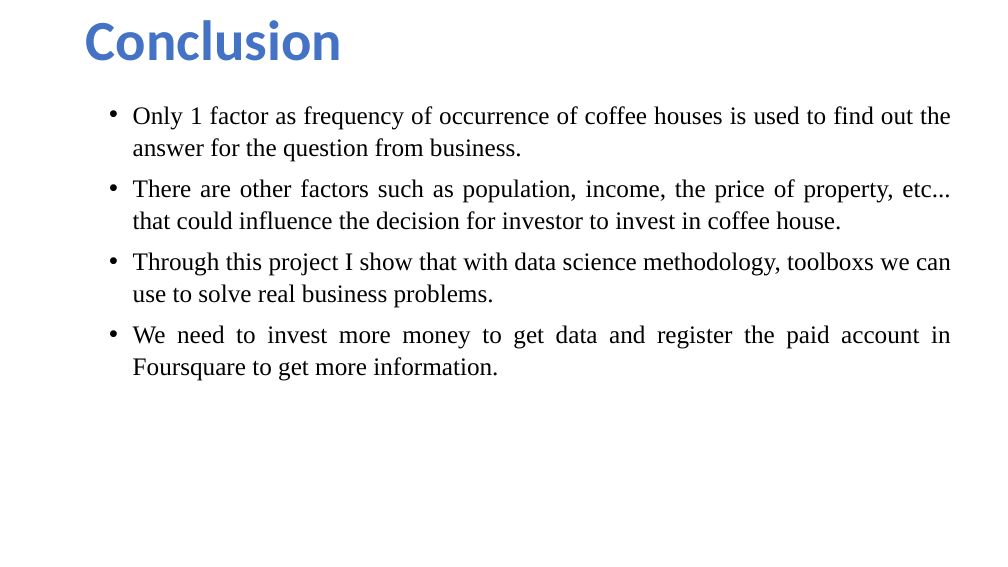
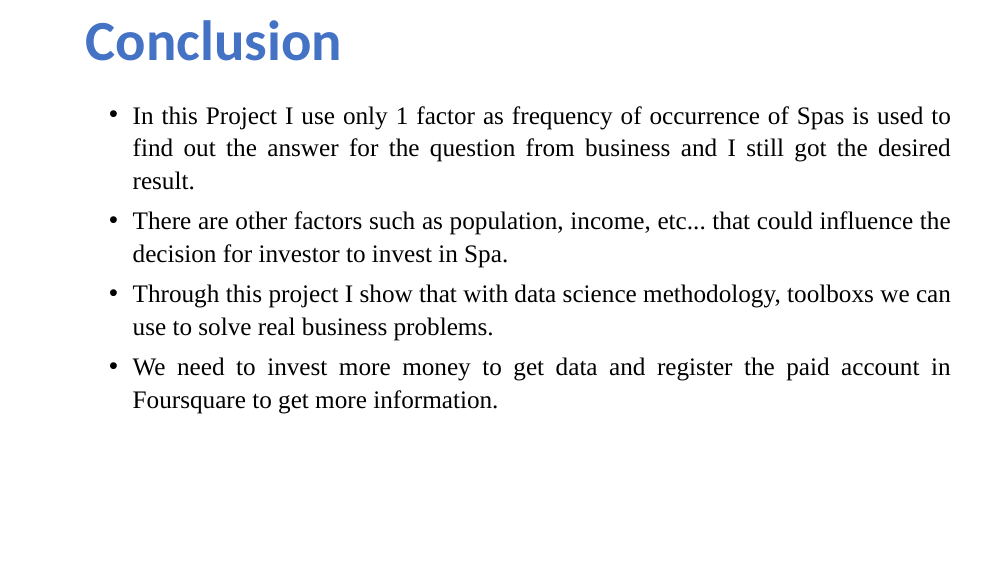
Before and after one commit to nxtacctau/Coursera_Capstone, a slide deck: slide 10 of Coursera Capstone Project Presentation Toannx.pptx (slide 7 before the commit). Drawn at 1008x567 pixels with LibreOffice and Linux fonts; fonts in the diff are those of the drawing. Boxes give left, top, right and bottom in pixels: in the first picture for what was removed or moved away, otherwise in the second. Text is boxed around its words. In the diff, an @@ line names an element or a change of style, - is before the commit and + after.

```diff
--- a/Coursera Capstone Project Presentation Toannx.pptx
+++ b/Coursera Capstone Project Presentation Toannx.pptx
@@ text at (133, 106, 951, 268): text changed @@
-• Only 1 factor as frequency of occurrence of coffee houses is used to find out the answer for the question from business.
-• There are other factors such as population, income, the price of property, etc... that could influence the decision for investor to invest in coffee house.
+• In this Project I use only 1 factor as frequency of occurrence of Spas is used to find out the answer for the question from business and I still got the desired result.
+• There are other factors such as population, income, etc... that could influence the decision for investor to invest in Spa.
```
Also in this commit, not shown: 6 other slides changed, 4 slides added, 4 other files.
